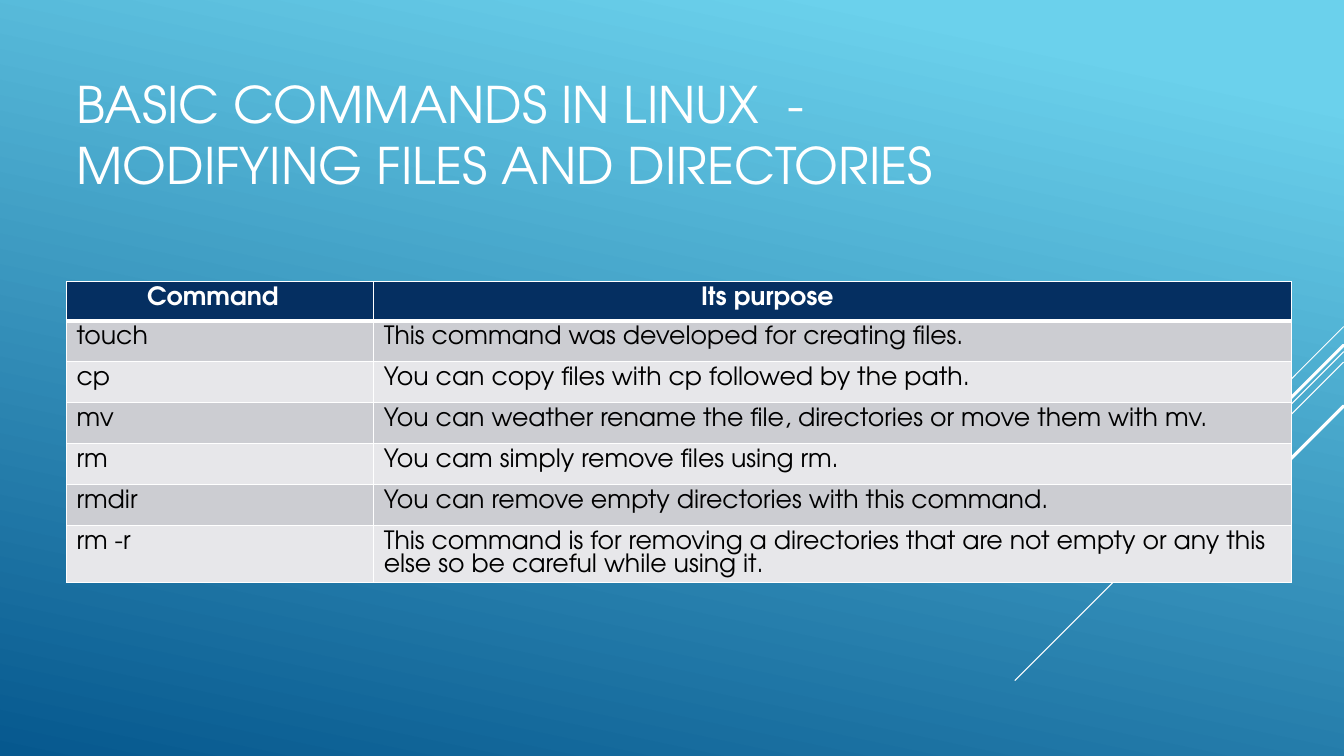
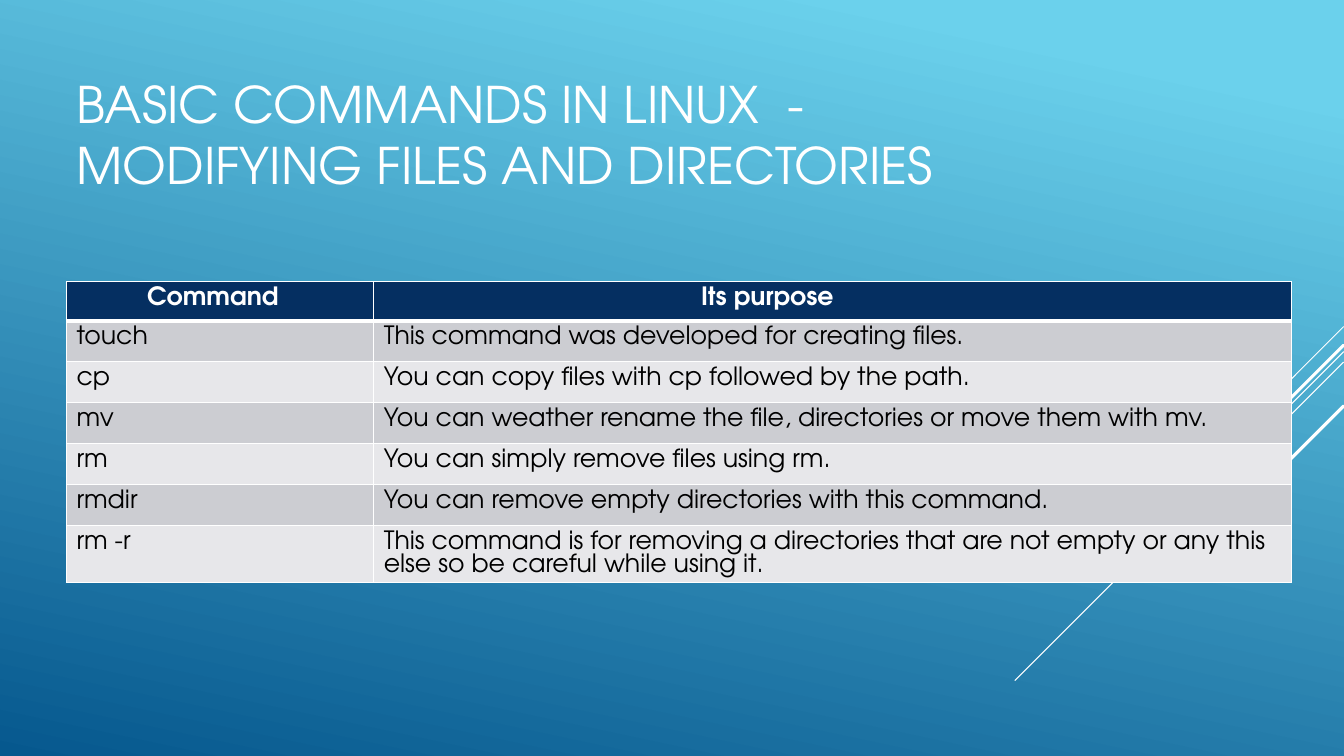
Before and after one commit to Mahmoud-El-Gohary/Linux, a slide deck: slide 4 of power point/Linux Basic Commands.pptx. Drawn at 1344x756 pixels with LibreOffice and Linux fonts; fonts in the diff are those of the drawing. Boxes give left, top, right and bottom in pixels: in the first picture for what was removed or moved away, otherwise in the second. Text is boxed around its words. In the diff, an @@ line names an element or a change of style, - is before the commit and + after.

```diff
--- a/power point/Linux Basic Commands.pptx
+++ b/power point/Linux Basic Commands.pptx
@@ table at box(67, 282, 1293, 598) @@
-row 5, column 2: You cam simply remove files using rm.
+row 5, column 2: You can simply remove files using rm.
```
Also in this commit, not shown: 1 other slide changed, 2 other files.
